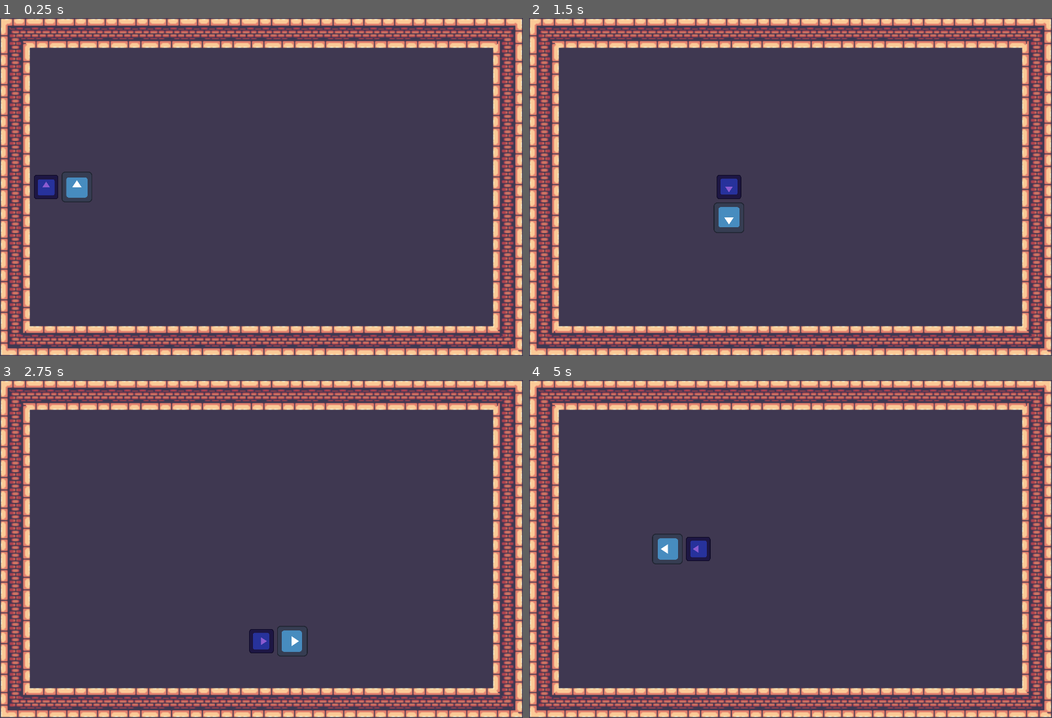
Above: before the commit, frames 1-4 (two rows, left to right).
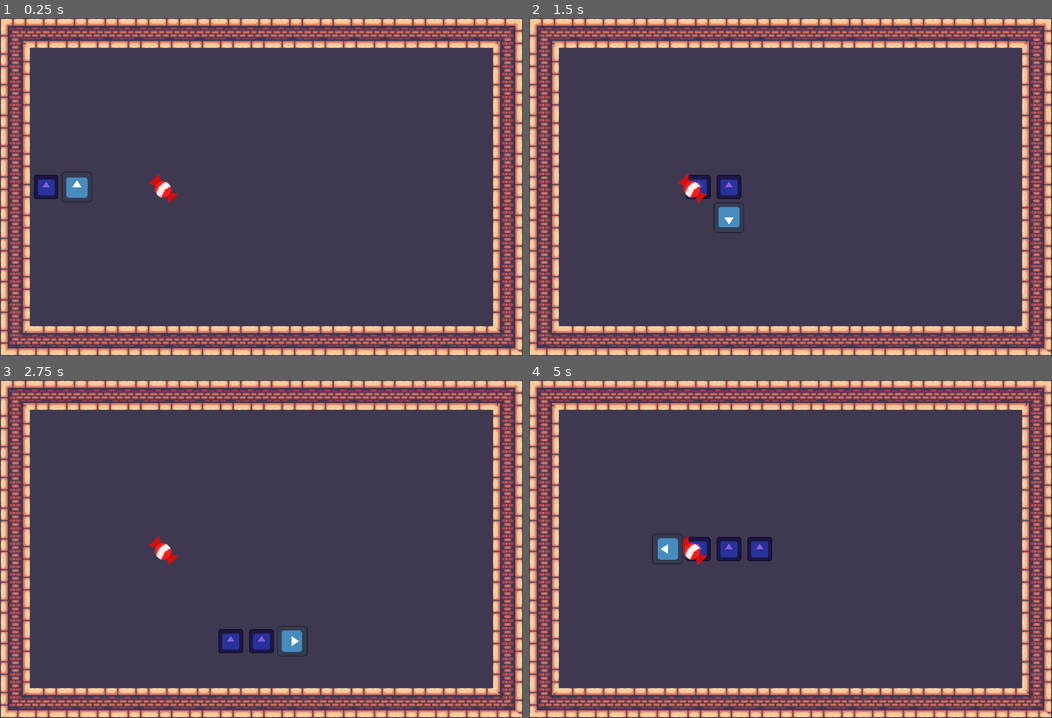
Above: after the commit, the same moments.

Repository: panmpan17/GodotPlayground
Game: Godot game, scene res://Game.tscn
Two runs of this game, one before a commit and one after it. Both use one fixed random seed, a clock stepped at 60 frames per second and the inputs below. The engine's default icon, where the game draws it, is replaced by a stand-in: a white triangle on a blue panel in a dark square.
Inputs:
- Up to frame 1 (0.25 s): no input
- Up to frame 2 (1.5 s): hold D (move_right) 0.53-1.28 s; hold S (move_down) from 1.28 s (still down)
- Up to frame 3 (2.75 s): release S (move_down) at 2.03 s; hold D (move_right) from 2.03 s (still down)
- Up to frame 4 (5 s): release D (move_right) at 2.78 s; hold W (move_up) 2.78-3.53 s; hold A (move_left) from 3.53 s (still down); tap Enter at 4.25 s

The runs differ from the first frame. In frame 1, 0.2% of the frame differs, in the area x 28-35%, y 46-55%; in frame 2, 0.4%; in frame 3, 0.6%; in frame 4, 0.9%, in the area x 29-47%, y 46-55%.

Commit message:
Add candy increase length

Diff:
--- a/Game.tscn
+++ b/Game.tscn
@@ -1,7 +1,8 @@
-[gd_scene load_steps=3 format=3 uid="uid://d04ayi2dlxd0t"]
+[gd_scene load_steps=4 format=3 uid="uid://d04ayi2dlxd0t"]
 
 [ext_resource type="PackedScene" uid="uid://df8080bst8p76" path="res://Tiles/tile_map.tscn" id="1_r8a7d"]
 [ext_resource type="PackedScene" uid="uid://dkbopw2tpx4sj" path="res://Prefabs/SnakeHead.tscn" id="2_lmit5"]
+[ext_resource type="PackedScene" uid="uid://bd1y868ffnbnb" path="res://Prefabs/Candy.tscn" id="3_v7hab"]
 
 [node name="Game" type="Node2D"]
 
@@ -9,3 +10,6 @@
 
 [node name="SnakeHead" parent="." instance=ExtResource("2_lmit5")]
 position = Vector2(80, 176)
+
+[node name="Candy" parent="." instance=ExtResource("3_v7hab")]
+position = Vector2(170, 178)
--- /dev/null
+++ b/Prefabs/Candy.tscn
@@ -0,0 +1,14 @@
+[gd_scene load_steps=3 format=3 uid="uid://bd1y868ffnbnb"]
+
+[ext_resource type="Texture2D" uid="uid://bq44d133ms0c1" path="res://candy.png" id="1_63y6o"]
+
+[sub_resource type="CircleShape2D" id="CircleShape2D_hjdes"]
+
+[node name="Candy" type="Sprite2D"]
+texture = ExtResource("1_63y6o")
+
+[node name="Area2D" type="Area2D" parent="." groups=["Candy"]]
+monitoring = false
+
+[node name="CollisionShape2D" type="CollisionShape2D" parent="Area2D"]
+shape = SubResource("CircleShape2D_hjdes")
--- a/Prefabs/SnakeBody.tscn
+++ b/Prefabs/SnakeBody.tscn
@@ -1,8 +1,19 @@
-[gd_scene load_steps=2 format=3 uid="uid://dlfof5jnt68ud"]
+[gd_scene load_steps=3 format=3 uid="uid://dlfof5jnt68ud"]
 
 [ext_resource type="Texture2D" uid="uid://bdwv5xirykkbk" path="res://icon.svg" id="1_g4gfs"]
+
+[sub_resource type="RectangleShape2D" id="RectangleShape2D_5xfgo"]
+size = Vector2(100, 100)
 
 [node name="SnakeBody" type="Sprite2D"]
 modulate = Color(0.545098, 0.356863, 0.815686, 1)
 scale = Vector2(0.2, 0.2)
 texture = ExtResource("1_g4gfs")
+
+[node name="Area2D" type="Area2D" parent="." groups=["Body"]]
+monitoring = false
+
+[node name="CollisionShape2D" type="CollisionShape2D" parent="Area2D"]
+position = Vector2(-4.76837e-06, 3.57628e-06)
+scale = Vector2(1, 1)
+shape = SubResource("RectangleShape2D_5xfgo")
--- a/Prefabs/SnakeHead.gd
+++ b/Prefabs/SnakeHead.gd
@@ -5,6 +5,10 @@
 const DownRotationeDegree = 180
 const LeftRotationDegree = 270
 
+signal dead
+
+@export
+var t : Node2D
 
 @export
 var moveSpeed := 5.0
@@ -29,6 +33,8 @@
 var bodies : Array = []
 
 var isDead : bool = false
+
+var spawnNewBody : bool = false
 #var t : Node2D
 
 
@@ -38,21 +44,7 @@
 	var newBody = bodyPrefab.instantiate()
 	add_child(newBody)
 	bodies.append(newBody)
-
-#	newBody.global_position.x = rigidbody2d.global_position.x - bodySpacing
 	newBody.global_position.x = global_position.x - bodySpacing
-
-
-func move_towards(current_position: Vector2, target_position: Vector2, max_distance: float) -> Vector2:
-	var _direction = target_position - current_position
-	var distance = _direction.length()
-
-	if distance <= max_distance:
-		return target_position
-
-	# Calculate the new position
-	var new_position = current_position + _direction.normalized() * max_distance
-	return new_position
 
 
 func _process(delta):
@@ -68,7 +60,7 @@
 		return
 
 	if newDirection != direction:
-		rotation_degrees = rotationDegree
+		t.rotation_degrees = rotationDegree
 		direction = newDirection
 
 	UpdateBodyPosition();
@@ -101,17 +93,42 @@
 
 
 func UpdateBodyPosition():
-	var lastPosition = global_position
-	global_position = global_position + (direction * bodySpacing)
+	var lastPositions : Array = [t.global_position]
 
-	var tempPosition : Vector2
 	for body in bodies:
-		tempPosition = body.global_position
-		body.global_position = lastPosition
-		lastPosition = tempPosition
+		lastPositions.append(body.global_position)
+
+	t.global_position += (direction * bodySpacing)
+
+	for i in bodies.size():
+		bodies[i].global_position = lastPositions[i]
+
+	if spawnNewBody:
+		spawnNewBody = false
+
+		print("Grow")
+		var newBody = bodyPrefab.instantiate()
+		add_child(newBody)
+		bodies.append(newBody)
+
+		newBody.global_position = lastPositions[lastPositions.size() - 1]
 
 
 func _on_area_2d_body_entered(body):
 	if body.is_in_group("Ground"):
-		isDead = true
+		HandleDeath()
 		return
+
+
+func _on_area_2d_area_entered(area):
+	if area.is_in_group("Candy"):
+		spawnNewBody = true
+		return
+
+	if area.is_in_group("Body"):
+		HandleDeath()
+		return
+
+func HandleDeath():
+	isDead = true
+	dead.emit()
--- a/Prefabs/SnakeHead.tscn
+++ b/Prefabs/SnakeHead.tscn
@@ -7,13 +7,10 @@
 [sub_resource type="RectangleShape2D" id="RectangleShape2D_cutec"]
 size = Vector2(32, 32)
 
-[node name="SnakeHead" type="Node2D"]
+[node name="SnakeHead" type="Node2D" node_paths=PackedStringArray("t")]
 script = ExtResource("1_law04")
+t = NodePath("Area2D")
 timeForward = 0.25
-
-[node name="Sprite2D" type="Sprite2D" parent="."]
-scale = Vector2(0.25, 0.25)
-texture = ExtResource("1_q2fuk")
 
 [node name="Area2D" type="Area2D" parent="."]
 script = ExtResource("3_vujju")
@@ -22,4 +19,10 @@
 scale = Vector2(0.9, 0.9)
 shape = SubResource("RectangleShape2D_cutec")
 
+[node name="Sprite2D" type="Sprite2D" parent="Area2D"]
+z_index = 1
+scale = Vector2(0.25, 0.25)
+texture = ExtResource("1_q2fuk")
+
+[connection signal="area_entered" from="Area2D" to="." method="_on_area_2d_area_entered"]
 [connection signal="body_entered" from="Area2D" to="." method="_on_area_2d_body_entered"]
Binary file added: candy.png
Not shown, added: candy.png.import
